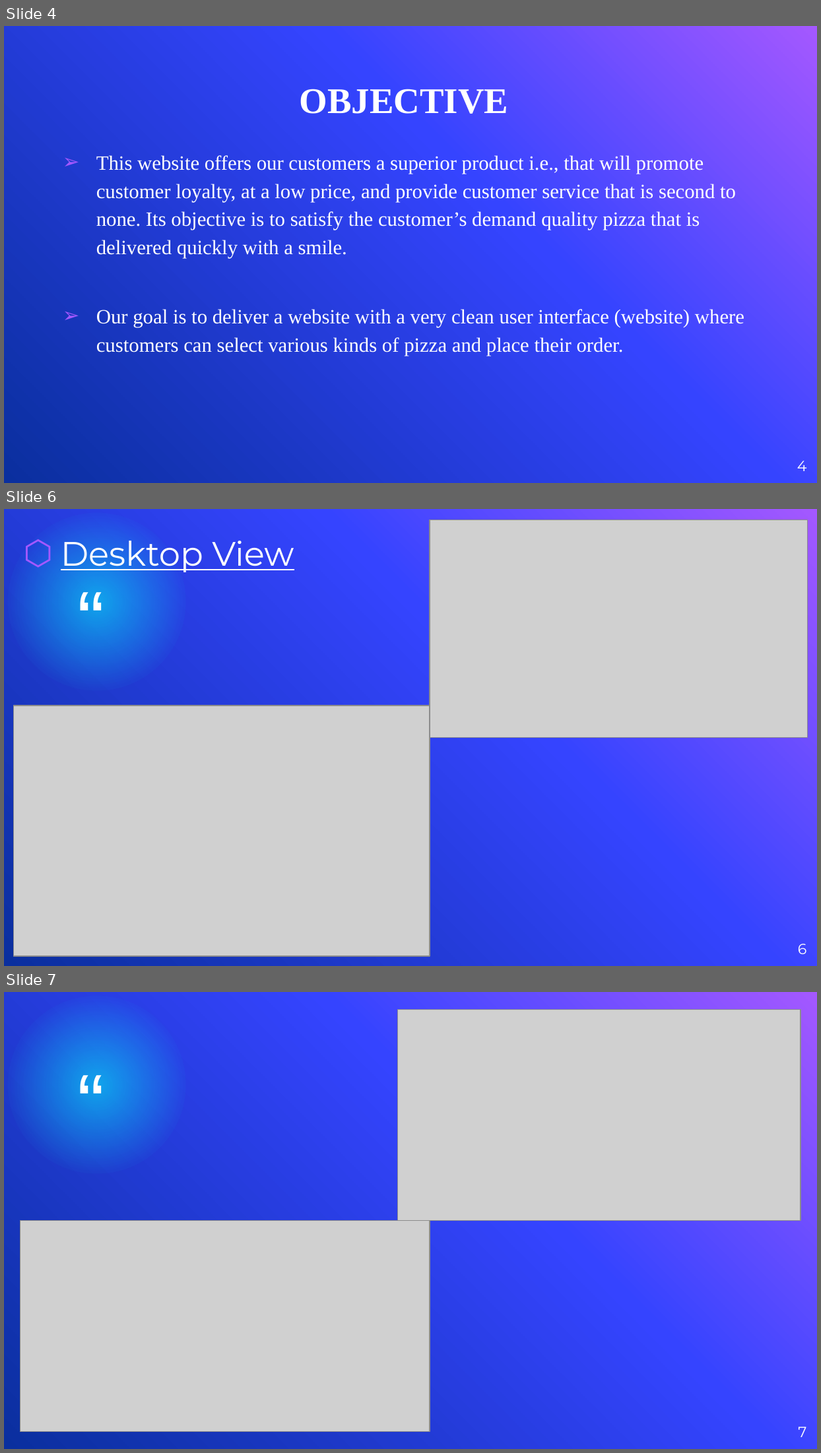
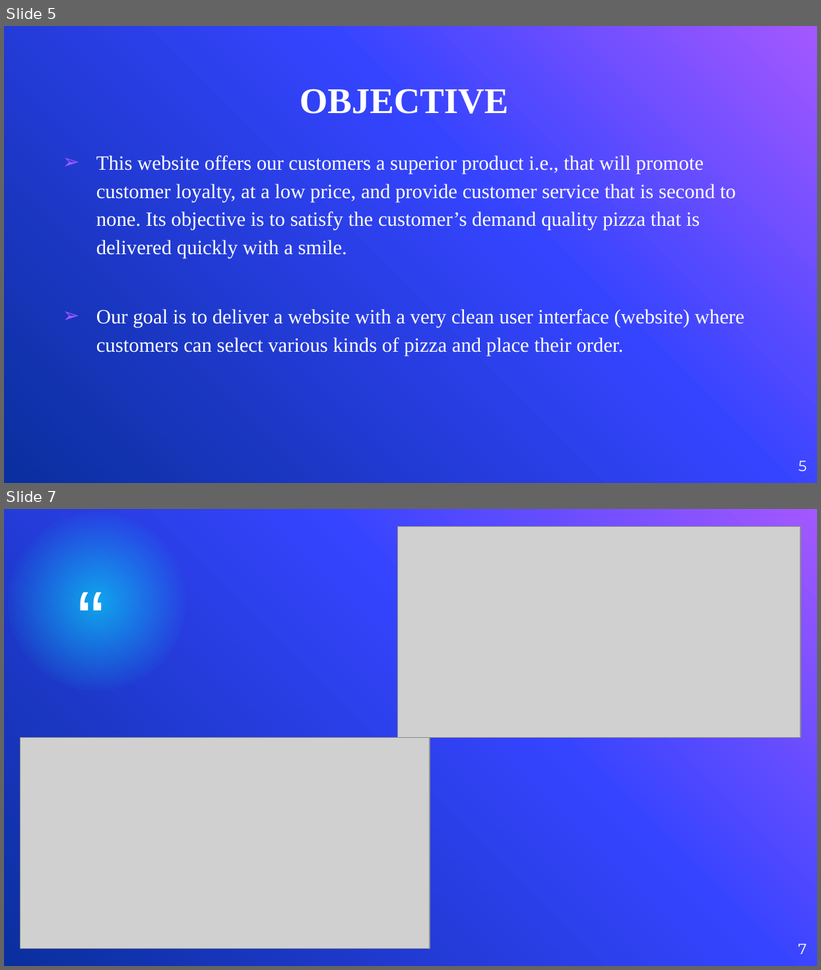
Before and after one commit to divyanshgarg28/Pizz360, a slide deck: Pizz360- Mini Project PPT.pptx. Shown one above the other, each under a label of ours: slides 4, 6 and 7 before the commit, slides 5 and 7 after it; the slides between them are not shown. The pictures are 821x1453 and 821x970 pixels, drawn with LibreOffice and Linux fonts; fonts in the diff are those of the drawing; grey boxes stand for pictures; background and template pictures are left out. Boxes give left, top, right and bottom in pixels: in the first picture for what was removed or moved away, otherwise in the second. Text is boxed around its words. In the diff, an @@ line names an element or a change of style, - is before the commit and + after.

```diff
--- a/Pizz360- Mini Project PPT.pptx
+++ b/Pizz360- Mini Project PPT.pptx
@@ slide 6 removed at (4, 509, 817, 966), background picture (left out); not listed: 2 template elements that a slide beside it also shows @@
@@ picture removed at (430, 520, 808, 738) @@
@@ text removed at (61, 541, 294, 572) @@
-⬡ Desktop View
@@ picture removed at (14, 706, 430, 957) @@
@@ page number removed at (798, 944, 807, 955) @@
-6
@@ what was slide 4 is now slide 5 @@
@@ page number at (799, 461, 807, 472): text changed @@
-4
+5
```
Also in this commit, not shown: 1 slide changed, 6 slides added, 10 other slides removed, 2 other files.
